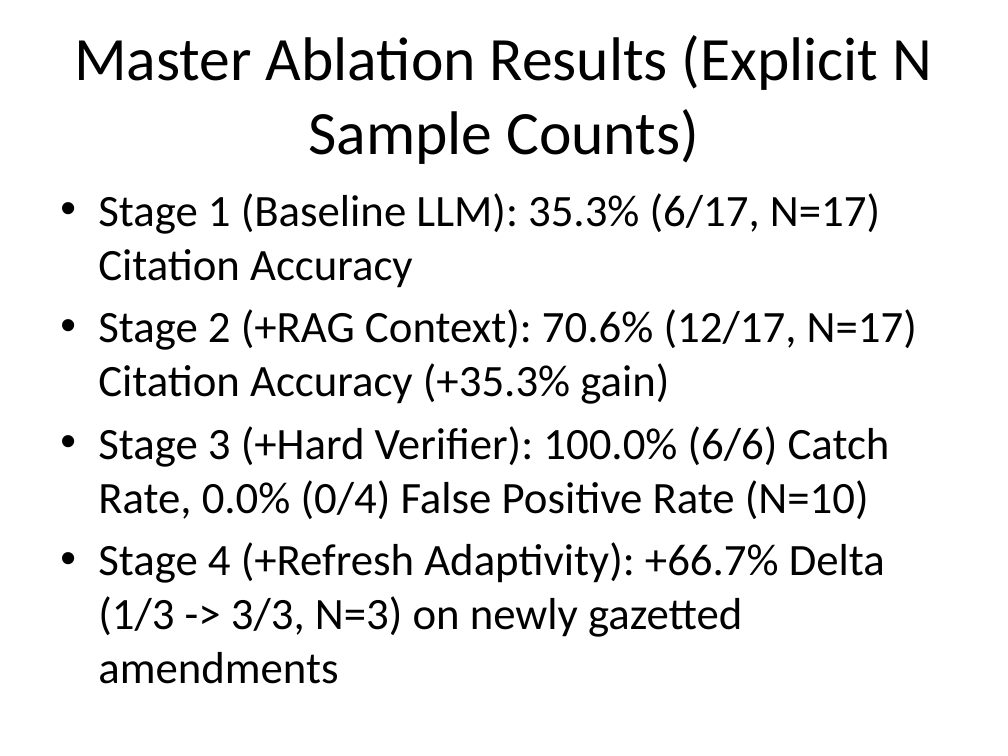
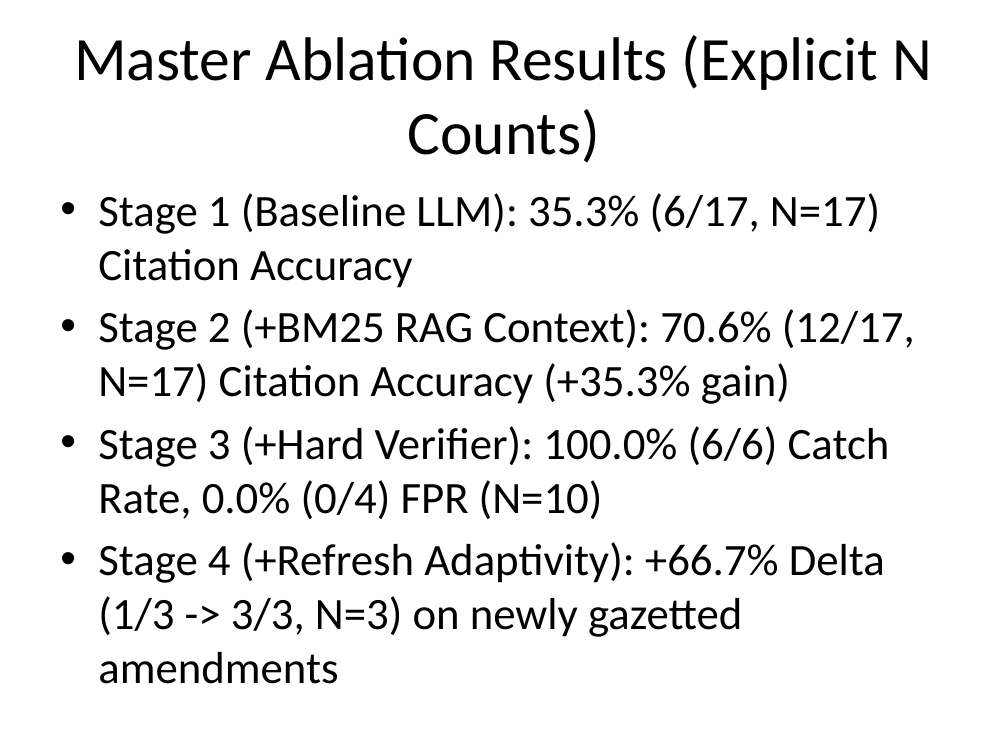
Before and after one commit to MS-406/IPC2BNS-Verify, a slide deck: slide 2 of report/presentation_deck.pptx. Drawn at 1008x756 pixels with LibreOffice and Linux fonts; fonts in the diff are those of the drawing. Boxes give left, top, right and bottom in pixels: in the first picture for what was removed or moved away, otherwise in the second. Text is boxed around its words. In the diff, an @@ line names an element or a change of style, - is before the commit and + after.

Commit message:
docs: complete 5 prioritized academic improvement steps (BM25 clarity, explicit N counts, query-intent case study, Cohen's kappa 0.93)

```diff
--- a/report/presentation_deck.pptx
+++ b/report/presentation_deck.pptx
@@ title at box(74, 35, 933, 163): text changed @@
-Master Ablation Results (Explicit N Sample Counts)
+Master Ablation Results (Explicit N Counts)
@@ text at box(98, 309, 915, 519): text changed @@
-• Stage 2 (+RAG Context): 70.6% (12/17, N=17) Citation Accuracy (+35.3% gain)
-• Stage 3 (+Hard Verifier): 100.0% (6/6) Catch Rate, 0.0% (0/4) False Positive Rate (N=10)
+• Stage 2 (+BM25 RAG Context): 70.6% (12/17, N=17) Citation Accuracy (+35.3% gain)
+• Stage 3 (+Hard Verifier): 100.0% (6/6) Catch Rate, 0.0% (0/4) FPR (N=10)
```
Also in this commit, not shown: 1 slide added, 2 other files.
